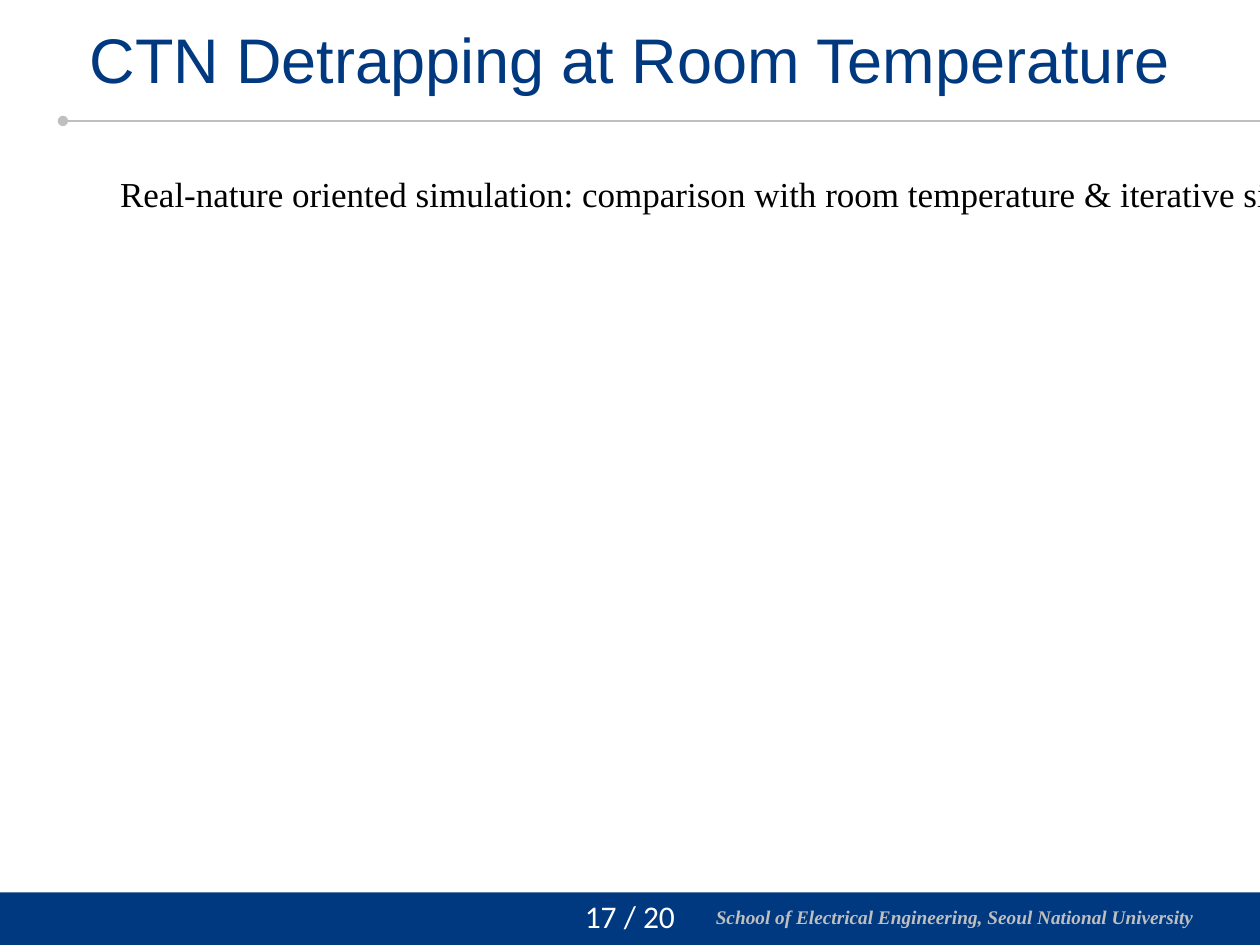
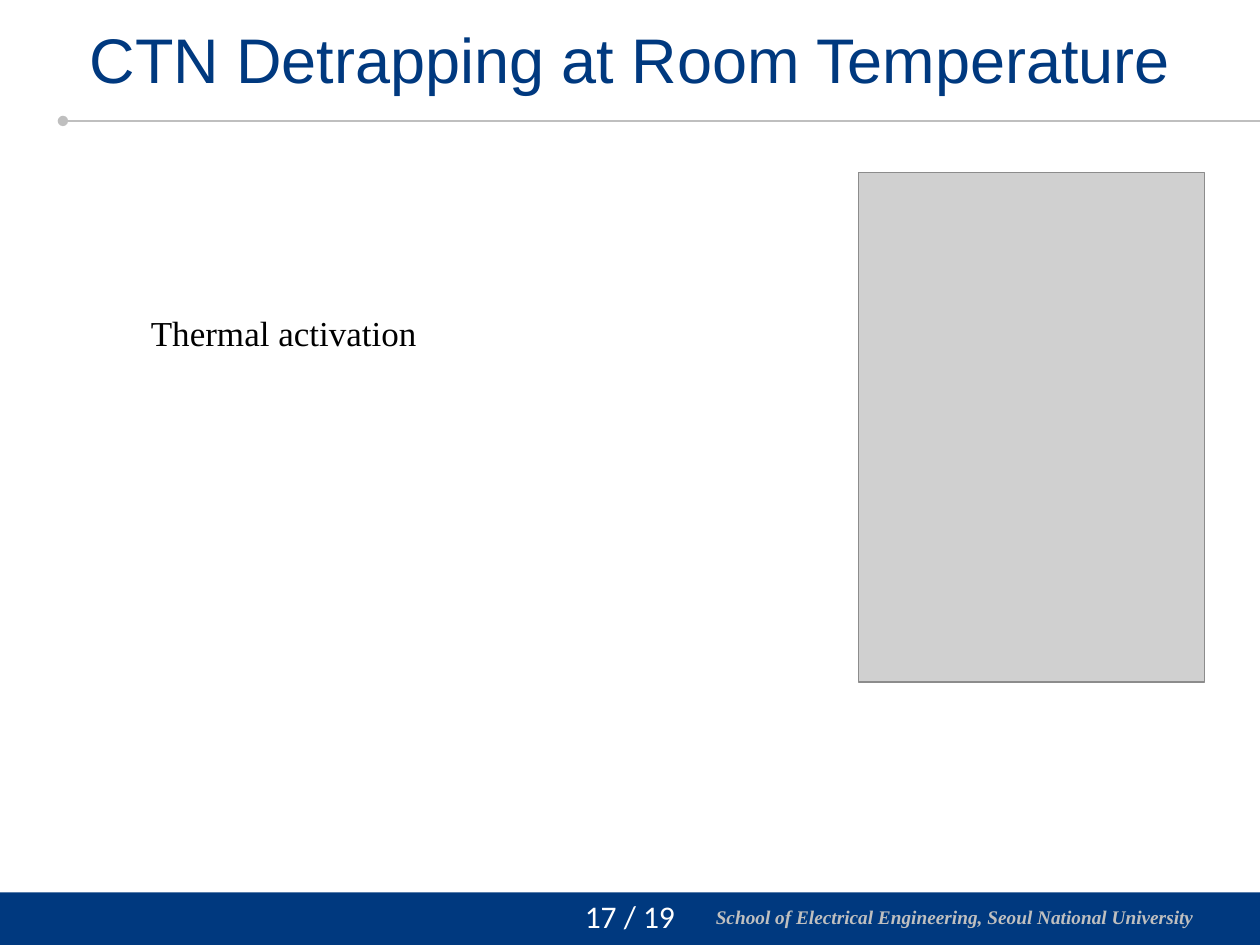
Before and after one commit to vectorcont62-dev/Graduation-SNU-MS, a slide deck: slide 18 of 진명 석사졸업 연구 정리 - 피드백 반영.pptx. Drawn at 1260x945 pixels with LibreOffice and Linux fonts; fonts in the diff are those of the drawing; grey boxes stand for pictures; background and template pictures are left out. Boxes give left, top, right and bottom in pixels: in the first picture for what was removed or moved away, otherwise in the second. Text is boxed around its words. In the diff, an @@ line names an element or a change of style, - is before the commit and + after.

```diff
--- a/진명 석사졸업 연구 정리 - 피드백 반영.pptx
+++ b/진명 석사졸업 연구 정리 - 피드백 반영.pptx
@@ picture added at <box>858,173,1205,682</box> @@
@@ text removed at <box>120,182,1235,214</box> @@
-Real-nature oriented simulation: comparison with room temperature & iterative simulation
@@ text added at <box>151,321,416,347</box>, 20 pt, text #000000 @@
+Thermal activation
@@ page number at <box>585,907,675,928</box>: text changed @@
-17 / 20
+17 / 19
```
Also in this commit, not shown: 3 other slides changed.
